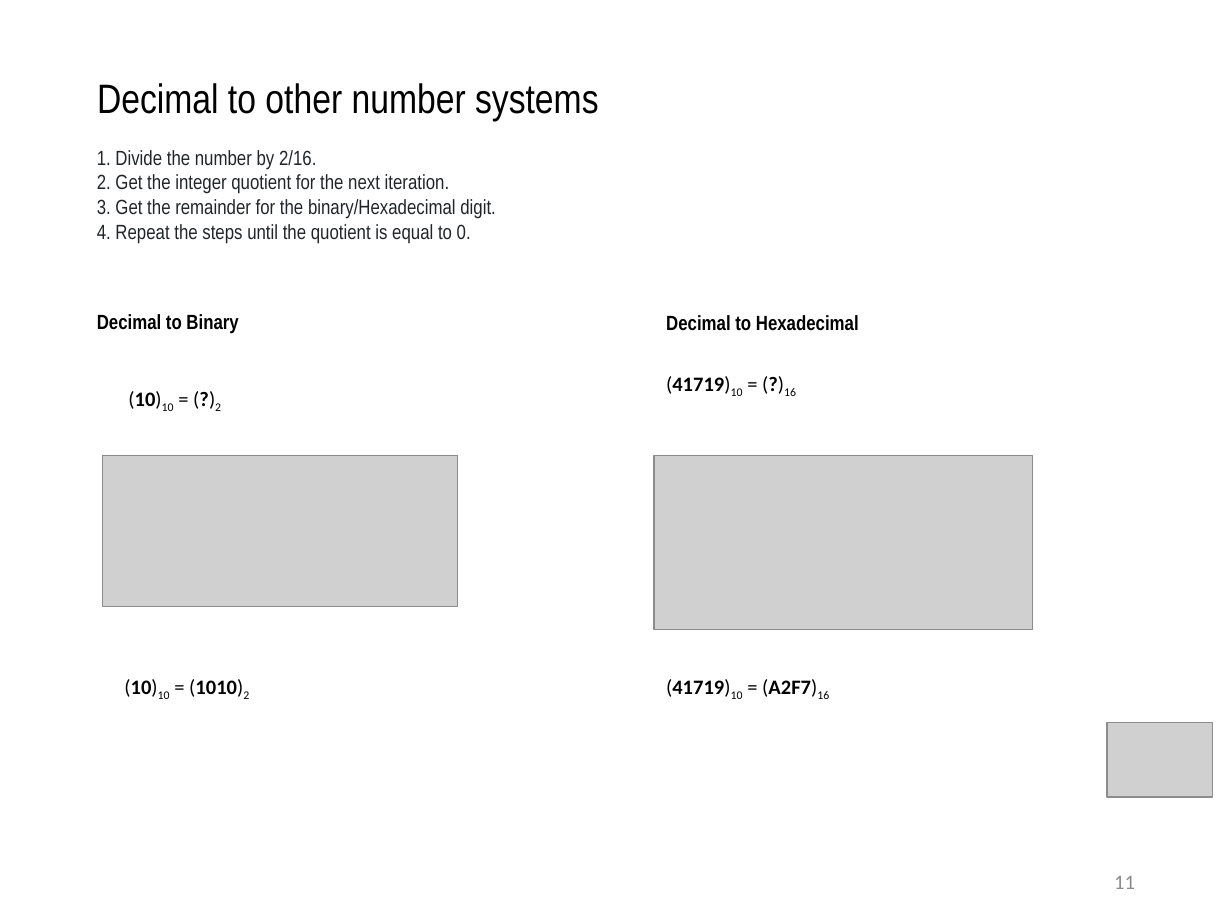
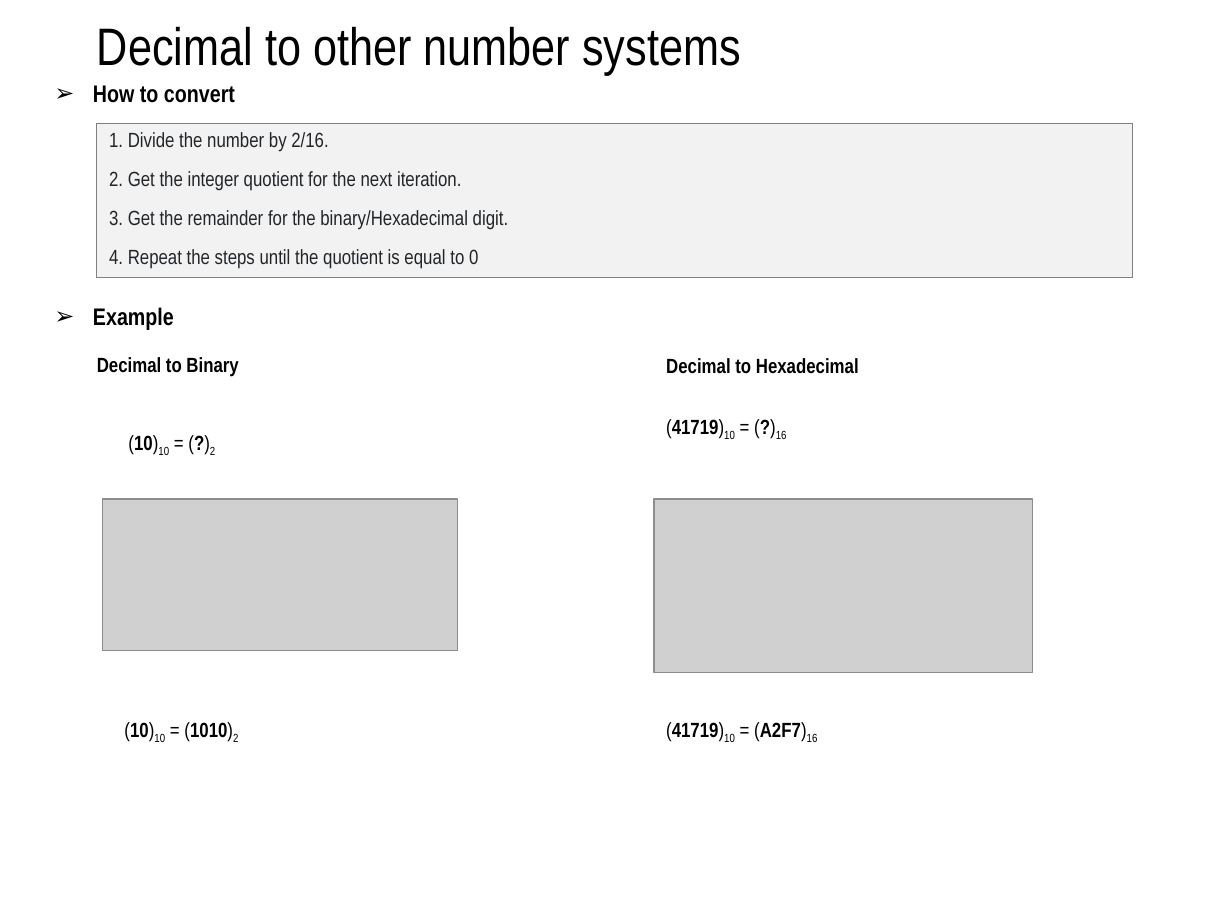
Before and after one commit to daoxuantruong/Demo, a slide deck: slide 11 of Numberic.pptx. Drawn at 1232x924 pixels with LibreOffice and Linux fonts; fonts in the diff are those of the drawing; grey boxes stand for pictures. Boxes give left, top, right and bottom in pixels: in the first picture for what was removed or moved away, otherwise in the second. Text is boxed around its words. In the diff, an @@ line names an element or a change of style, - is before the commit and + after.

```diff
--- a/Numberic.pptx
+++ b/Numberic.pptx
@@ text "Decimal to other number systems": place and size @@
-text "Decimal to other number systems" at bbox=[97, 83, 599, 121]
+text "Decimal to other number systems" at bbox=[97, 26, 741, 74]
@@ text "Decimal to other number systems" at bbox=[97, 26, 741, 74]: size 24 to 30.8 pt; line spacing 0.9 to 0.7 @@
@@ text added at bbox=[93, 85, 235, 103], 14 pt, text #000000, bold @@
+➢ How to convert
@@ subtitle "Divide the number by 2/16.": place and size @@
-subtitle "Divide the number by 2/16." at bbox=[115, 150, 496, 243]
+subtitle "Divide the number by 2/16." at bbox=[97, 123, 1133, 277]
@@ subtitle "Divide the number by 2/16." at bbox=[97, 123, 1133, 277]: fill none to #F2F2F2; outline none to #808080 0.75 pt @@
@@ subtitle at bbox=[128, 132, 509, 230]: line spacing 1 to 0.9; more space between paragraphs @@
@@ subtitle at bbox=[128, 249, 478, 269]: text changed @@
-4. Repeat the steps until the quotient is equal to 0.
+4. Repeat the steps until the quotient is equal to 0
@@ text added at bbox=[93, 307, 174, 330], 14 pt, text #000000, bold @@
+➢ Example
@@ 6 texts, 2 pictures: place and size @@
-6 texts, 2 pictures at bbox=[97, 314, 1032, 699]
+6 texts, 2 pictures at bbox=[97, 357, 1032, 742]
@@ font Calibri to Arial Narrow in 4 elements at bbox=[124, 722, 238, 742], bbox=[666, 722, 818, 742], bbox=[666, 419, 787, 439], bbox=[128, 435, 215, 455] @@
@@ picture removed at bbox=[1108, 723, 1212, 797] @@
@@ page number removed at bbox=[1114, 876, 1135, 889] @@
-11
```
Also in this commit, not shown: 5 other slides changed, 3 slides added, 5 slides removed.
